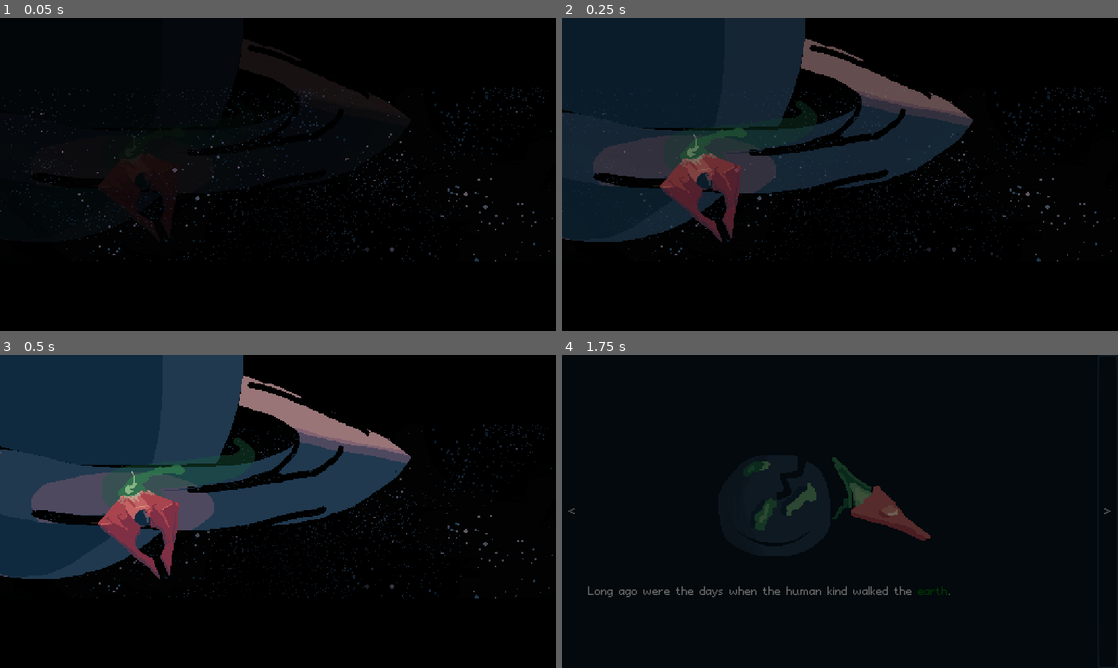
Above: before the commit, frames 1-4 (two rows, left to right).
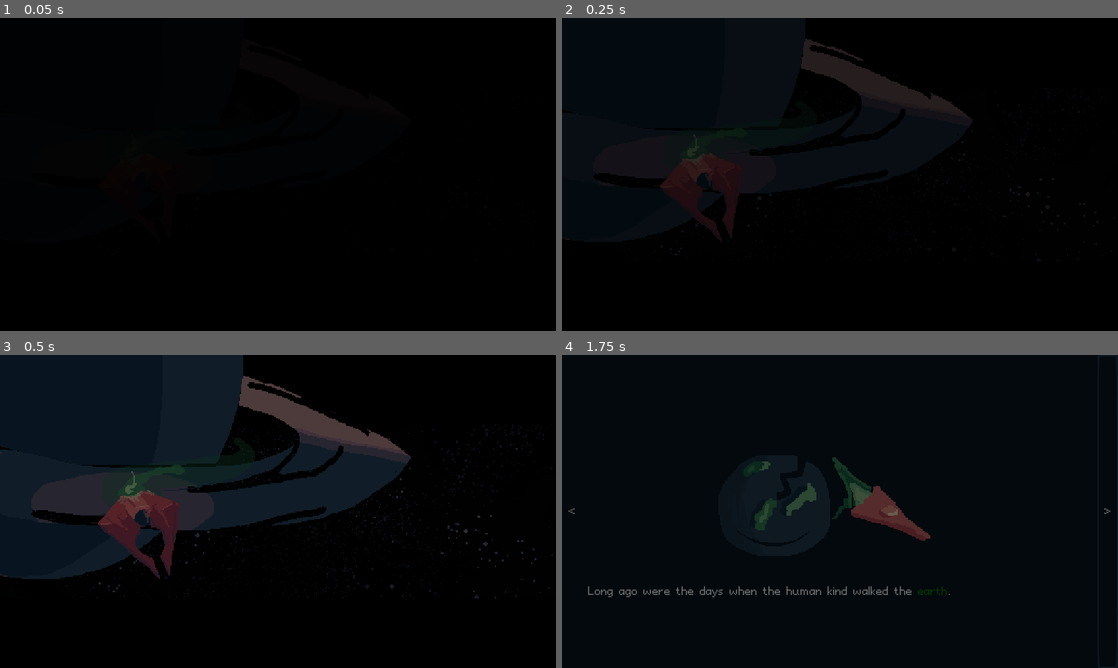
Above: after the commit, the same moments.

Repository: boukew99/godot_wild_jam_34
Game: Godot game, scene res://physics/1d/room/title_screen.tscn
Same seed, same stepped clock (60 frames per second), same inputs: the game is played once before the commit and once after it.
Inputs:
- Up to frame 1 (0.05 s): no input
- Up to frame 2 (0.25 s): no input
- Up to frame 3 (0.5 s): no input
- Up to frame 4 (1.75 s): hold Right (move_right) 0.53-1.25 s; hold V (bomb) 0.53-1.25 s; click "Start playing" at 1.25 s

The runs differ from the first frame. In frame 1, 1.5% of the frame differs, in the area x 0-100%, y 22-78%; in frame 2, 35%, in the area x 0-100%, y 0-78%; in frame 3, 34%; in frame 4, nothing differs.

Commit message:
faster titlescreen

Diff:
--- a/project/physics/1d/room/title_screen.tscn
+++ b/project/physics/1d/room/title_screen.tscn
@@ -12,55 +12,31 @@
 
 [sub_resource type="Animation" id=1]
 resource_name = "fade_in"
-length = 3.0
+length = 1.5
 step = 0.5
 tracks/0/type = "value"
-tracks/0/path = NodePath("Background3:self_modulate")
+tracks/0/path = NodePath("TitleBox/Title:percent_visible")
 tracks/0/interp = 1
 tracks/0/loop_wrap = true
 tracks/0/imported = false
 tracks/0/enabled = true
 tracks/0/keys = {
-"times": PoolRealArray( 0, 0.5 ),
+"times": PoolRealArray( 1, 1.5 ),
 "transitions": PoolRealArray( 0.65, 1 ),
 "update": 0,
-"values": [ Color( 1, 1, 1, 0 ), Color( 1, 1, 1, 1 ) ]
+"values": [ 0.0, 1.0 ]
 }
 tracks/1/type = "value"
-tracks/1/path = NodePath("TitleBox/Credits:modulate")
+tracks/1/path = NodePath("TitleBox:modulate")
 tracks/1/interp = 1
 tracks/1/loop_wrap = true
 tracks/1/imported = false
 tracks/1/enabled = true
 tracks/1/keys = {
-"times": PoolRealArray( 1.5, 2 ),
-"transitions": PoolRealArray( 0.65, 1 ),
+"times": PoolRealArray( 1, 1.5 ),
+"transitions": PoolRealArray( 1, 1 ),
 "update": 0,
 "values": [ Color( 1, 1, 1, 0 ), Color( 1, 1, 1, 1 ) ]
-}
-tracks/2/type = "value"
-tracks/2/path = NodePath("TitleBox/Start:modulate")
-tracks/2/interp = 1
-tracks/2/loop_wrap = true
-tracks/2/imported = false
-tracks/2/enabled = true
-tracks/2/keys = {
-"times": PoolRealArray( 1, 1.5 ),
-"transitions": PoolRealArray( 0.65, 1 ),
-"update": 0,
-"values": [ Color( 1, 1, 1, 0 ), Color( 1, 1, 1, 1 ) ]
-}
-tracks/3/type = "value"
-tracks/3/path = NodePath("TitleBox/Title:percent_visible")
-tracks/3/interp = 1
-tracks/3/loop_wrap = true
-tracks/3/imported = false
-tracks/3/enabled = true
-tracks/3/keys = {
-"times": PoolRealArray( 0.5, 1 ),
-"transitions": PoolRealArray( 0.65, 1 ),
-"update": 0,
-"values": [ 0.0, 1.0 ]
 }
 
 [node name="TitleScreen" type="Control"]
@@ -98,7 +74,6 @@
 }
 
 [node name="Background3" type="TextureRect" parent="."]
-self_modulate = Color( 1, 1, 1, 0 )
 margin_right = 40.0
 margin_bottom = 40.0
 texture = ExtResource( 6 )
@@ -111,6 +86,7 @@
 anims/fade_in = SubResource( 1 )
 
 [node name="TitleBox" type="VBoxContainer" parent="."]
+modulate = Color( 1, 1, 1, 0 )
 margin_left = 256.0
 margin_top = 89.0
 margin_right = 421.0
@@ -128,20 +104,17 @@
 custom_fonts/font = ExtResource( 3 )
 custom_colors/font_color = Color( 0.964706, 0.839216, 0.741176, 1 )
 text = "Space Cake"
-percent_visible = 0.0
 __meta__ = {
 "_edit_use_anchors_": false
 }
 
 [node name="Start" type="Button" parent="TitleBox"]
-modulate = Color( 1, 1, 1, 0 )
 margin_top = 52.0
 margin_right = 174.0
 margin_bottom = 72.0
 text = "Start playing"
 
 [node name="Credits" type="HBoxContainer" parent="TitleBox"]
-modulate = Color( 1, 1, 1, 0 )
 margin_top = 76.0
 margin_right = 174.0
 margin_bottom = 111.0
@@ -191,6 +164,5 @@
 
 [node name="Transition" parent="." instance=ExtResource( 9 )]
 next_scene = "res://physics/1d/concept_story.tscn"
-fade_in = false
 
 [connection signal="pressed" from="TitleBox/Start" to="." method="_on_Start_pressed"]
--- a/project/physics/1d/transition.gd
+++ b/project/physics/1d/transition.gd
@@ -7,7 +7,7 @@
 func _ready():
 	if fade_in:
 		$AnimationPlayer.play("fade_in")
-#		$AudioStreamPlayer.play()
+		$AudioStreamPlayer.play()
 	else:
 		hide()
 
--- a/project/project.godot
+++ b/project/project.godot
@@ -40,7 +40,7 @@
 
 config/name="Space Cake"
 run/main_scene="res://physics/1d/room/title_screen.tscn"
-boot_splash/image="res://visual/splash/splash_stars.png"
+boot_splash/image="res://visual/splash/bootsplash.png"
 boot_splash/use_filter=false
 boot_splash/bg_color=Color( 0, 0, 0, 1 )
 config/icon="res://icon.png"
